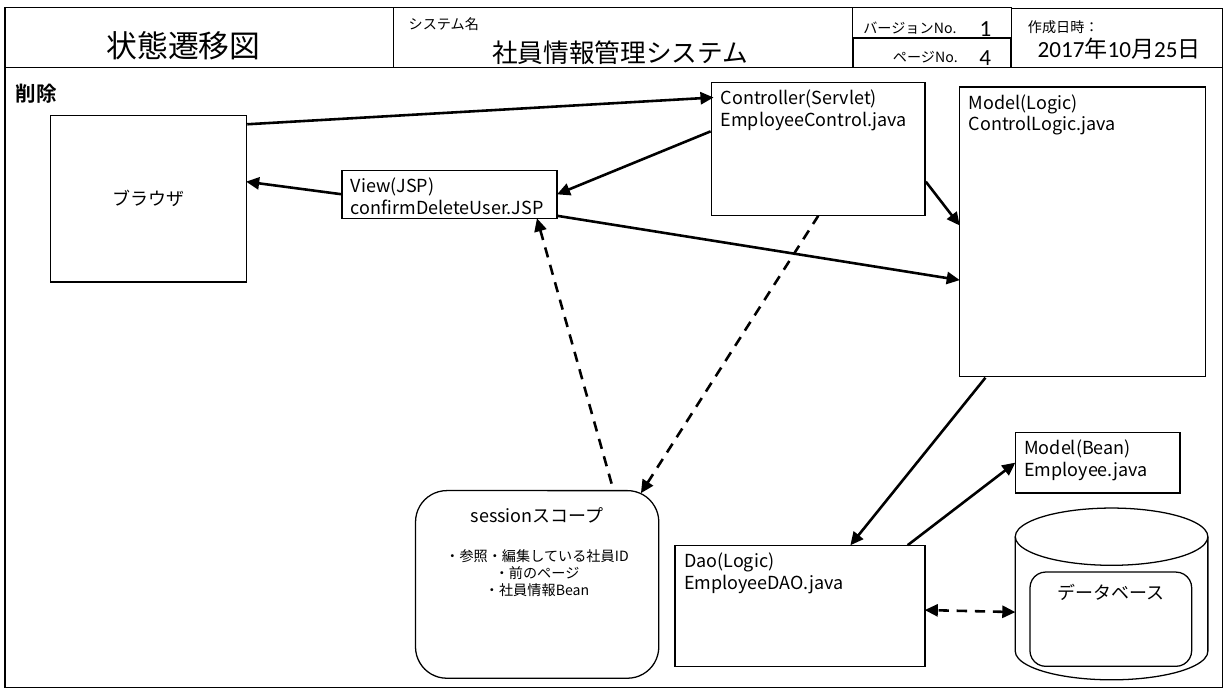
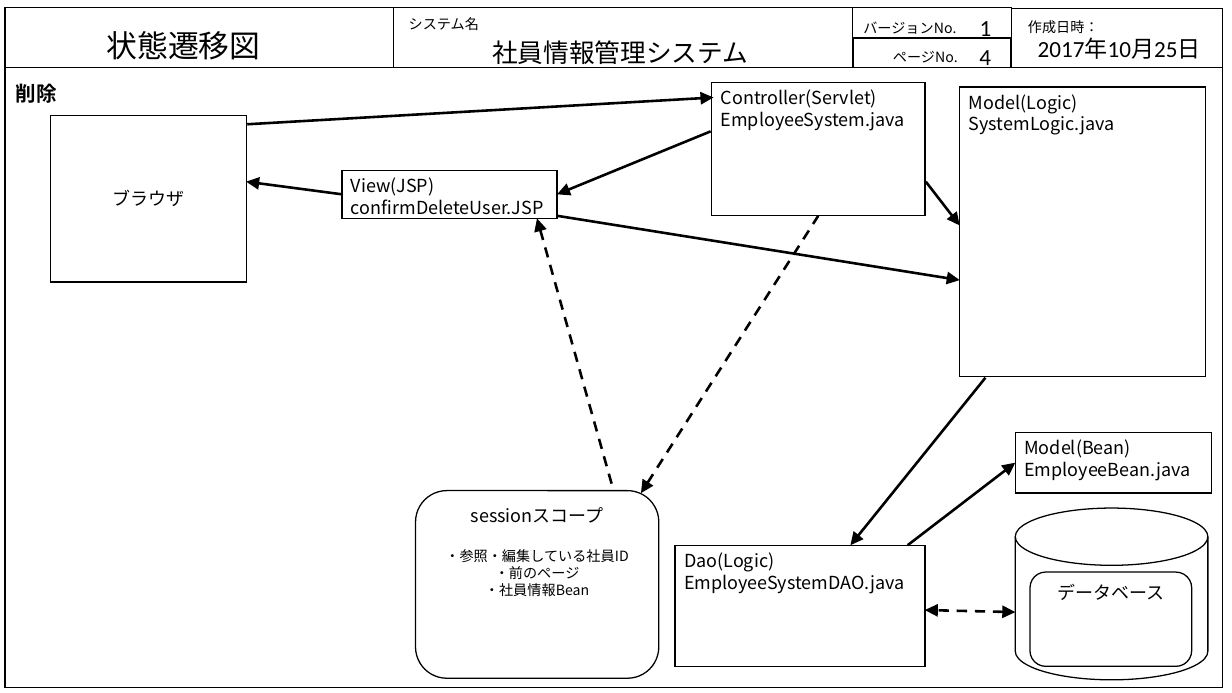
Before and after one commit to java201710/java, a slide deck: slide 13 of 総合演習資料/2.外部設計/画面・状態遷移図_DB.pptx. Drawn at 1232x693 pixels with LibreOffice and Linux fonts; fonts in the diff are those of the drawing. Boxes give left, top, right and bottom in pixels: in the first picture for what was removed or moved away, otherwise in the second. Text is boxed around its words. In the diff, an @@ line names an element or a change of style, - is before the commit and + after.

```diff
--- a/総合演習資料/2.外部設計/画面・状態遷移図_DB.pptx
+++ b/総合演習資料/2.外部設計/画面・状態遷移図_DB.pptx
@@ text in rectangle at bbox=[721, 111, 905, 131]: text changed @@
-EmployeeControl.java
+EmployeeSystem.java
@@ text in rectangle at bbox=[969, 94, 1115, 135]: text changed @@
-Model(Logic)
-ControlLogic.java
+Model(Logic)
+SystemLogic.java
@@ rectangle "Model(Bean) EmployeeBean.java": place and size @@
-rectangle "Model(Bean) EmployeeBean.java" at bbox=[1016, 433, 1180, 494]
+rectangle "Model(Bean) EmployeeBean.java" at bbox=[1016, 433, 1213, 494]
@@ text in rectangle at bbox=[1024, 439, 1190, 481]: text changed @@
-Model(Bean)
-Employee.java
+Model(Bean)
+EmployeeBean.java
@@ text in rectangle at bbox=[684, 552, 904, 594]: text changed @@
-Dao(Logic)
-EmployeeDAO.java
+Dao(Logic)
+EmployeeSystemDAO.java
```
Also in this commit, not shown: 3 other slides changed, 3 other files.
